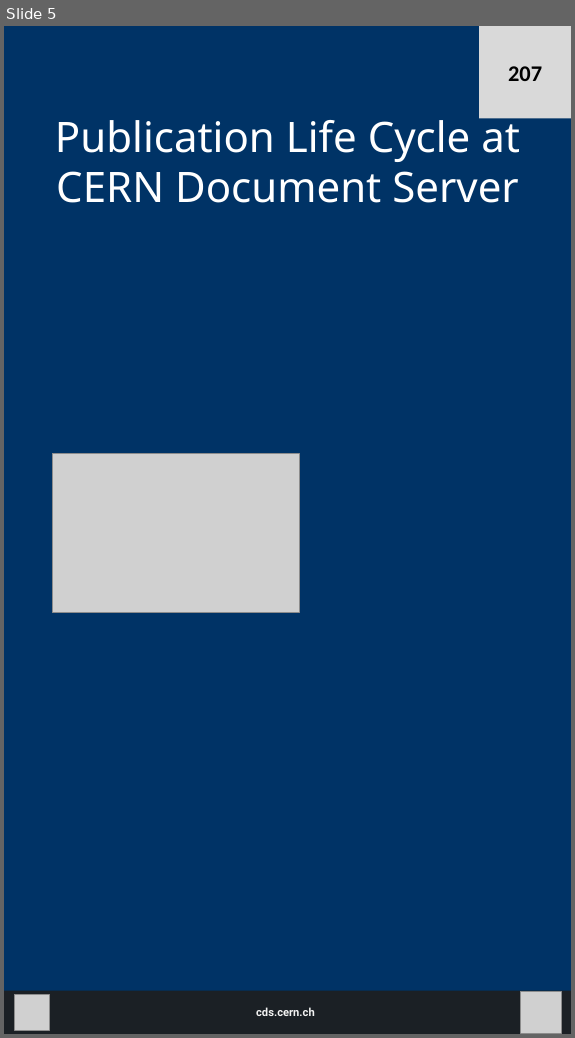
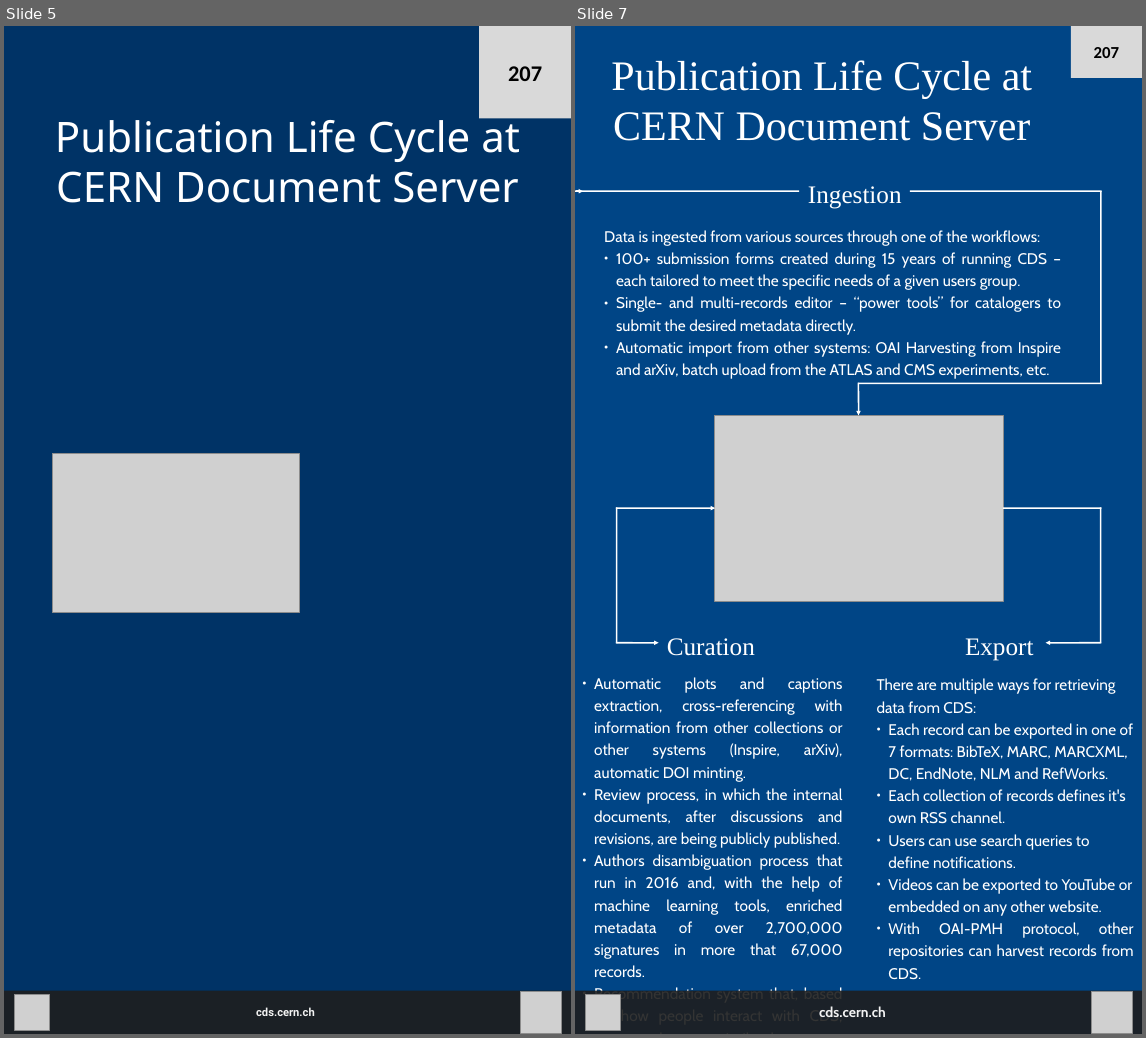
Before and after one commit to switowski/posters2017, a slide deck: OR 2017 poster.odp. Shown side by side, each under a label of ours: slide 5 before the commit, slides 5 and 7 after it; the slides between them are not shown. The pictures are 575x1038 and 1146x1038 pixels, drawn with LibreOffice and Linux fonts; fonts in the diff are those of the drawing; grey boxes stand for pictures. Boxes give left, top, right and bottom in pixels: in the first picture for what was removed or moved away, otherwise in the second. Text is boxed around its words. In the diff, an @@ line names an element or a change of style, - is before the commit and + after.

Commit message:
OR changes of text
* Also changes the pictures for EP poster

```diff
--- a/OR 2017 poster.odp
+++ b/OR 2017 poster.odp
@@ slide 7 added at [575,26,1142,1034], background #004586 @@
@@ rectangle added at [1071,26,1142,78], fill #D9D9D9, 24 pt, text #000000, bold @@
+207
@@ text added at [611,60,1032,141], 60 pt, text #FFFFFF @@
+Publication Life Cycle at CERN Document Server
@@ line added from (575, 191) to (799, 191), #FFFFFF 2.15 pt @@
@@ arrow added from (576, 191) to (583, 191), #FFFFFF 2.15 pt @@
@@ text added at [808,186,902,209], 36 pt, text #FFFFFF @@
+Ingestion
@@ line added from (910, 191) to (1102, 191), #FFFFFF 2.15 pt @@
@@ line added from (1101, 191) to (1101, 384), #FFFFFF 2.15 pt @@
@@ text added at [604,230,1061,379], 22 pt, text #FFFFFF @@
+Data is ingested from various sources through one of the workflows:
+● 100+ submission forms created during 15 years of running CDS – each tailored to meet the specific needs of a given users group.
+● Single- and multi-records editor – “power tools” for catalogers to submit the desired metadata directly.
+● Automatic import from other systems: OAI Harvesting from Inspire and arXiv, batch upload from the ATLAS and CMS experiments, etc.
@@ line added from (858, 383) to (1102, 383), #FFFFFF 2.15 pt @@
@@ arrow added from (858, 383) to (858, 415), #FFFFFF 2.15 pt @@
@@ picture added at [714,416,1003,601] @@
@@ arrow added from (616, 508) to (715, 508), #FFFFFF 2.15 pt @@
@@ line added from (617, 507) to (617, 643), #FFFFFF 2.15 pt @@
@@ line added from (1003, 508) to (1101, 508), #FFFFFF 2.15 pt @@
@@ line added from (1101, 507) to (1101, 643), #FFFFFF 2.15 pt @@
@@ arrow added from (616, 643) to (659, 643), #FFFFFF 2.15 pt @@
@@ text added at [667,638,755,656], 36 pt, text #FFFFFF @@
+Curation
@@ text added at [965,638,1034,661], 36 pt, text #FFFFFF @@
+Export
@@ arrow added from (1101, 643) to (1046, 643), #FFFFFF 2.15 pt @@
@@ text added at [594,677,843,1017], 22 pt, text #FFFFFF @@
+● Automatic plots and captions extraction, cross-referencing with information from other collections or other systems (Inspire, arXiv), automatic DOI minting.
+● Review process, in which the internal documents, after discussions and revisions, are being publicly published.
+● Authors disambiguation process that run in 2016 and, with the help of machine learning tools, enriched metadata of over 2,700,000 signatures in more that 67,000 records.
+● Recommendation system that, based on how people interact with CDS, suggest relevant or similar documents.
@@ text added at [877,678,1134,980], 22 pt, text #FFFFFF @@
+There are multiple ways for retrieving data from CDS:
+● Each record can be exported in one of 7 formats: BibTeX, MARC, MARCXML, DC, EndNote, NLM and RefWorks.
+● Each collection of records defines it's own RSS channel.
+● Users can use search queries to define notifications.
+● Videos can be exported to YouTube or embedded on any other website.
+● With OAI-PMH protocol, other repositories can harvest records from CDS.
@@ rectangle added at [575,991,1142,1034], fill #1E1E1E at 90% opacity @@
@@ picture added at [585,995,620,1030] @@
@@ text added at [819,1006,886,1017], 20 pt, text #F2F2F2, bold @@
+cds.cern.ch
@@ picture added at [1092,992,1133,1033] @@
```
Also in this commit, not shown: 1 slide changed, 1 other slide added.
